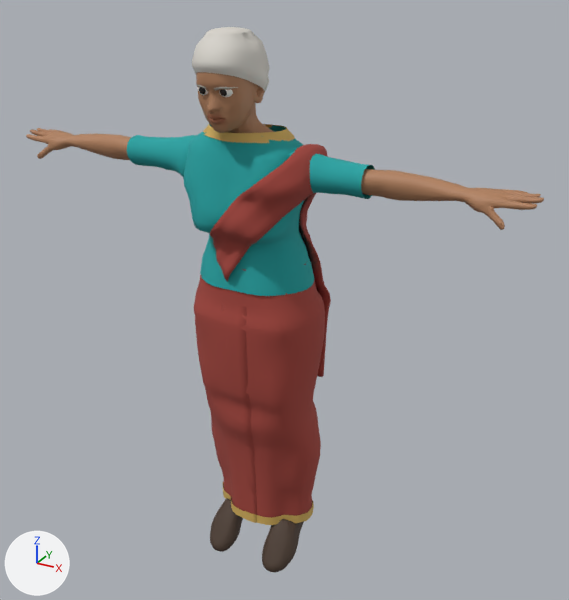
Renders of the glTF model public/characters/person-elder.glb from each side of a commit.
One viewpoint serves both versions: a camera (50 mm lens) standing at (1.074, -1.829, 1.788) and looking at (0.062, 0.012, 0.868). Every picture has the same lights, and +X, +Y and +Z are marked at lower left. The older version comes first.

In view in the first picture: 'bottom', 'brows', 'hair', 'shoes', 'skin', 'top', 'trim', 'wrap' and 2 more.
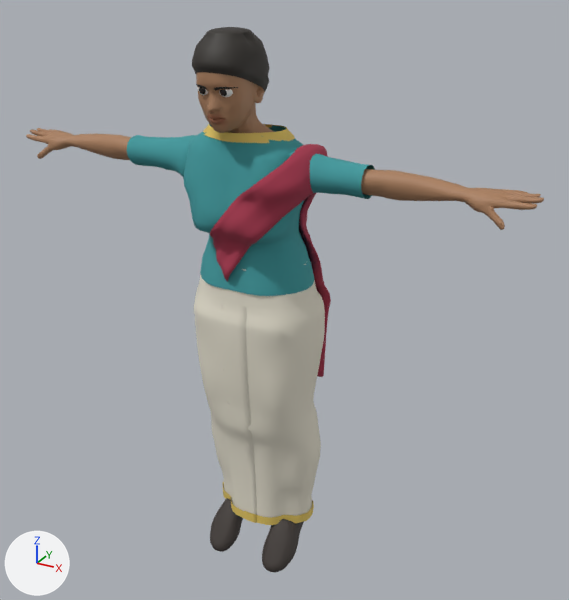
Boxes (x1, y1, x2, y2) around the edits, measured in the pictures (569 x 600 px):
```json
{"object": "bottom", "change": "recoloured", "before": [194, 264, 325, 518], "after": [194, 264, 325, 518], "on screen": "red to pale yellow"}
{"object": "top", "change": "recoloured", "before": [126, 124, 370, 296], "after": [126, 124, 370, 296]}
{"object": "wrap", "change": "recoloured", "before": [210, 144, 331, 377], "after": [210, 144, 331, 377]}
{"object": "hair", "change": "recoloured", "before": [192, 27, 270, 93], "after": [192, 27, 270, 93], "on screen": "light grey to dark grey"}
{"object": "trim", "change": "recoloured", "before": [203, 124, 314, 525], "after": [203, 124, 314, 525]}
{"object": "brows", "change": "recoloured", "before": [196, 84, 238, 91], "after": [196, 84, 238, 91]}
```

Edits to the scene script, one JSON object a line:
```json
{"op": "set", "path": "mat_bottom.base_color", "old": "(0.371, 0.0595, 0.0452)", "new": "(0.78, 0.74, 0.62)", "note": "red #a4453c -> pale yellow #e5dfce"}
{"op": "set", "path": "mat_brows.base_color", "old": "(0.485, 0.456, 0.407)", "new": "(0.02, 0.015, 0.012)", "note": "grey #b9b4ab -> black #27211d"}
{"op": "set", "path": "mat_hair.base_color", "old": "(0.694, 0.665, 0.61)", "new": "(0.03, 0.025, 0.02)", "note": "light grey #d9d5cd -> dark grey #302c27"}
{"op": "set", "path": "mat_top.base_color", "old": "(0.0137, 0.366, 0.366)", "new": "(0.05, 0.32, 0.34)", "note": "cyan #1fa3a3 -> cyan #3f999e"}
{"op": "set", "path": "mat_trim.base_color", "old": "(0.644, 0.423, 0.107)", "new": "(0.75, 0.55, 0.12)", "note": "orange #d2ae5c -> yellow #e1c461"}
{"op": "add", "block": "mat_wrap", "code": ["mat_wrap = principled_material('wrap')", "mat_wrap.base_color = (0.4, 0.04, 0.08)  # red #aa3850", "mat_wrap.roughness = 0.9"]}
{"block": "me_wrap", "where": "me_wrap.from_pydata(...)  # 1152 vertices, 2300 faces; spans x -0.073..0.22, y -0.221..0.154, z 0.542..1.312"}
{"op": "remove", "block": "me_wrap", "code": "me_wrap.materials.append(mat_bottom)  # red #a4453c"}
{"op": "add", "block": "me_wrap", "code": "me_wrap.materials.append(mat_wrap)  # red #aa3850"}
```
